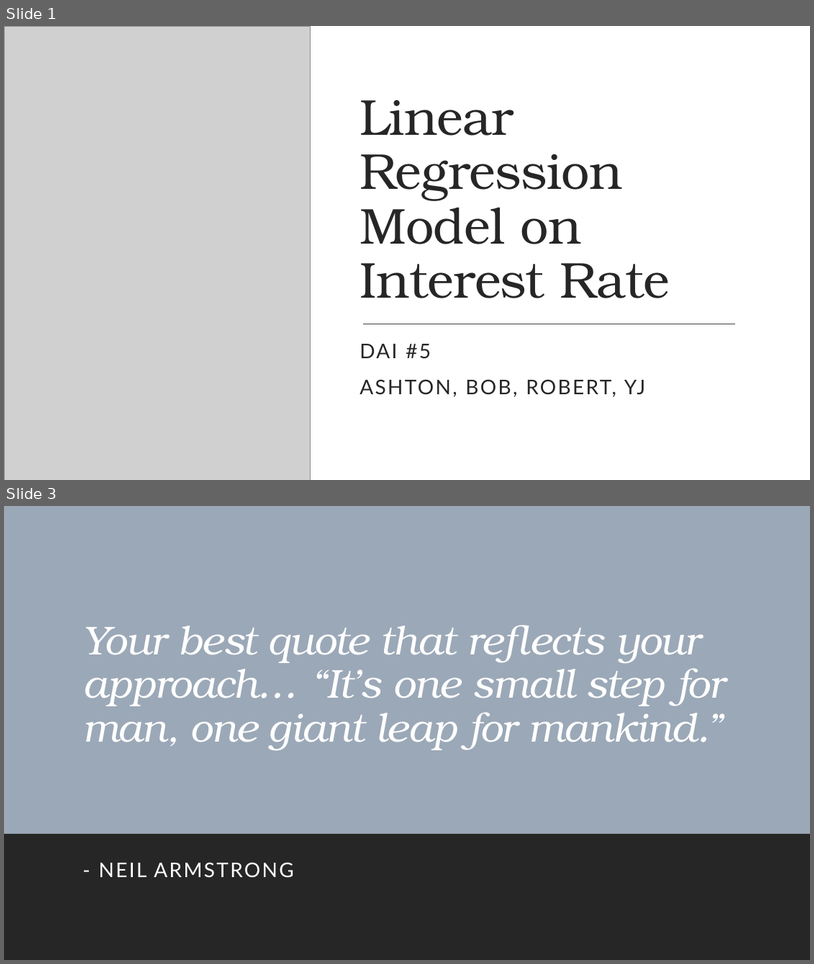
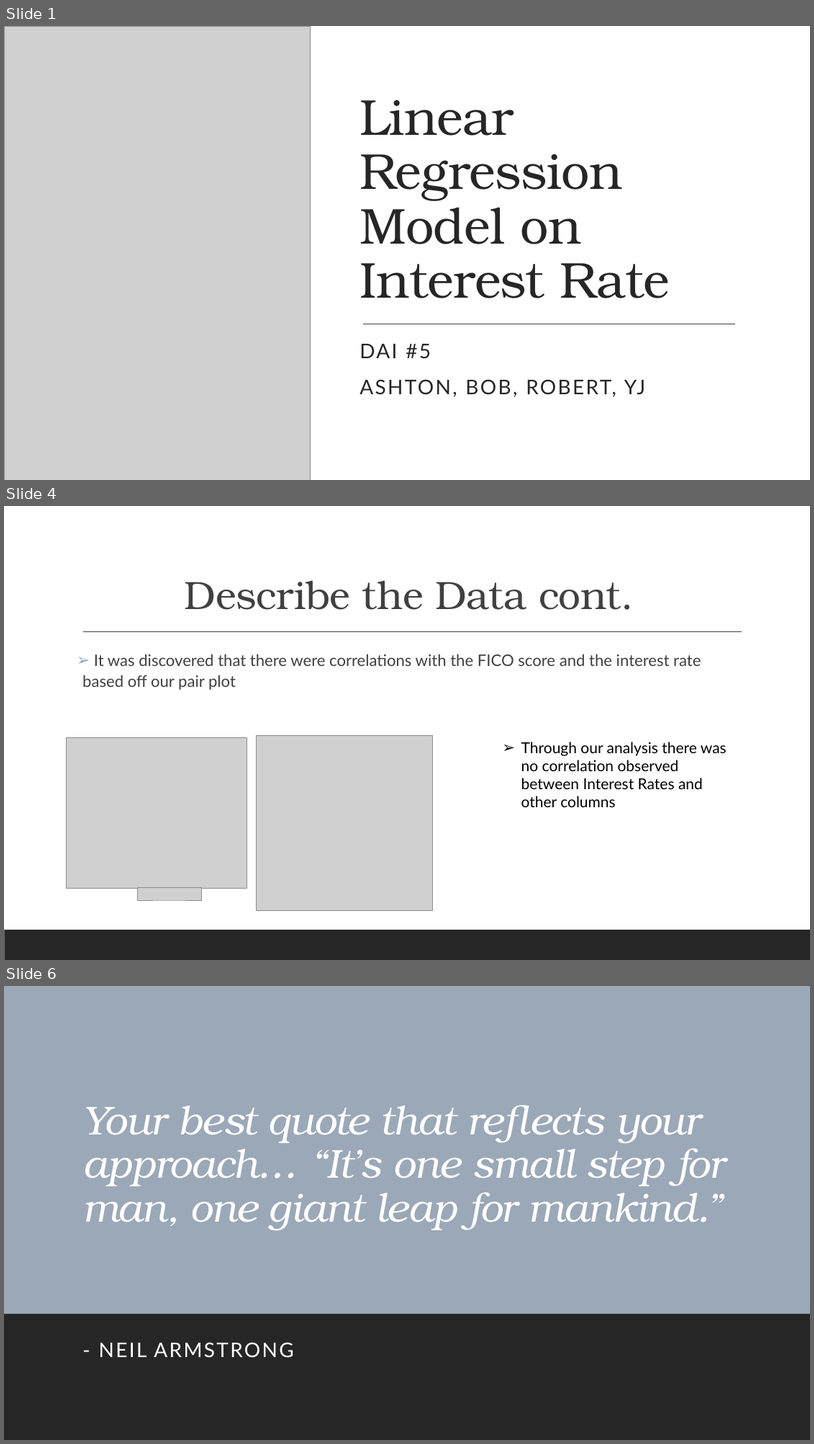
Before and after one commit to wolfman1986/Build_a_Linear_Regression_Model, a slide deck: data/interest_rate.pptx. Shown one above the other, each under a label of ours: slides 1 and 3 before the commit, slides 1, 4 and 6 after it; the slides between them are not shown. The pictures are 814x964 and 814x1444 pixels, drawn with LibreOffice and Linux fonts; fonts in the diff are those of the drawing; grey boxes stand for pictures. Boxes give left, top, right and bottom in pixels: in the first picture for what was removed or moved away, otherwise in the second. Text is boxed around its words. In the diff, an @@ line names an element or a change of style, - is before the commit and + after.

Commit message:
Created images folder and powerpoint presentation

```diff
--- a/data/interest_rate.pptx
+++ b/data/interest_rate.pptx
@@ slide 4 added at <box>4,506,810,960</box>, background #FFFFFF; not listed: 1 template element that a slide beside it also shows @@
@@ title added at <box>185,580,634,610</box>, 47 pt, text #404040 @@
+Describe the Data cont.
@@ line added from (83, 632) to (743, 632), #404040 1 pt @@
@@ text added at <box>82,654,701,690</box>, 19 pt, text #404040 @@
+➢ It was discovered that there were correlations with the FICO score and the interest rate based off our pair plot
@@ picture added at <box>67,738,247,888</box> @@
@@ picture added at <box>257,735,434,911</box> @@
@@ text added at <box>522,741,727,807</box>, 18 pt, text #000000 @@
+➢ Through our analysis there was no correlation observed between Interest Rates and other columns
@@ picture added at <box>137,887,201,900</box> @@
@@ what was slide 3 is now slide 6 @@
```
Also in this commit, not shown: 3 other slides added, 1 slide removed, 2 other files.
